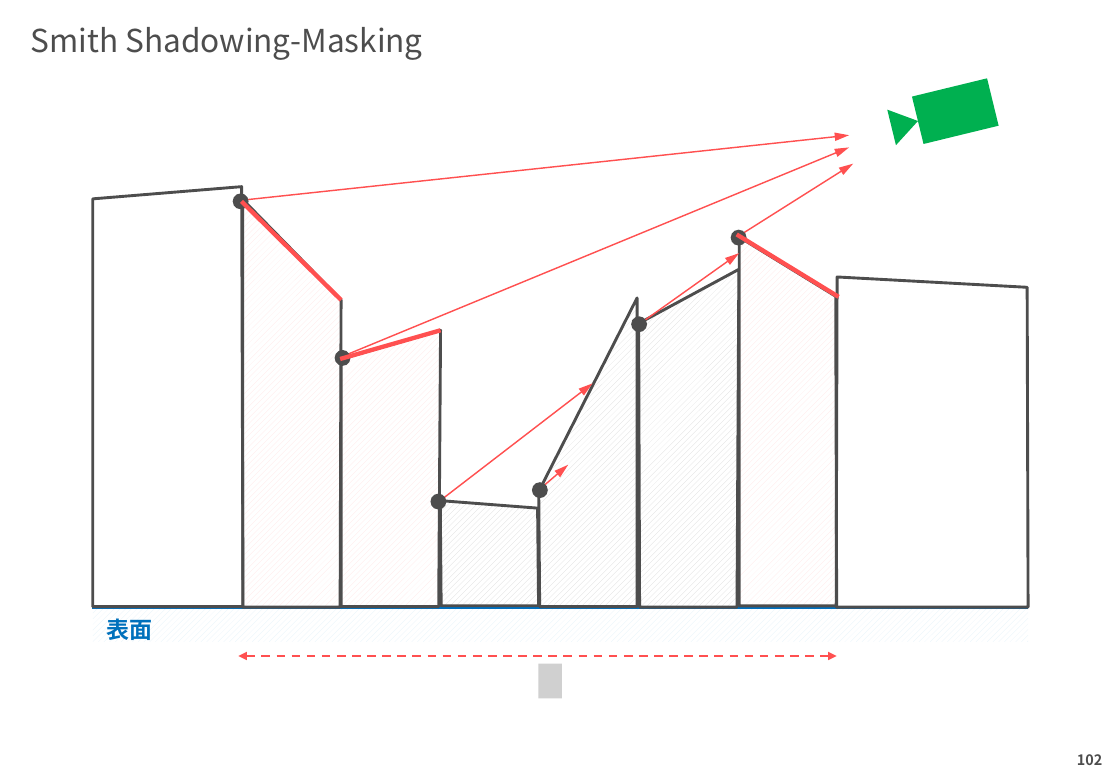
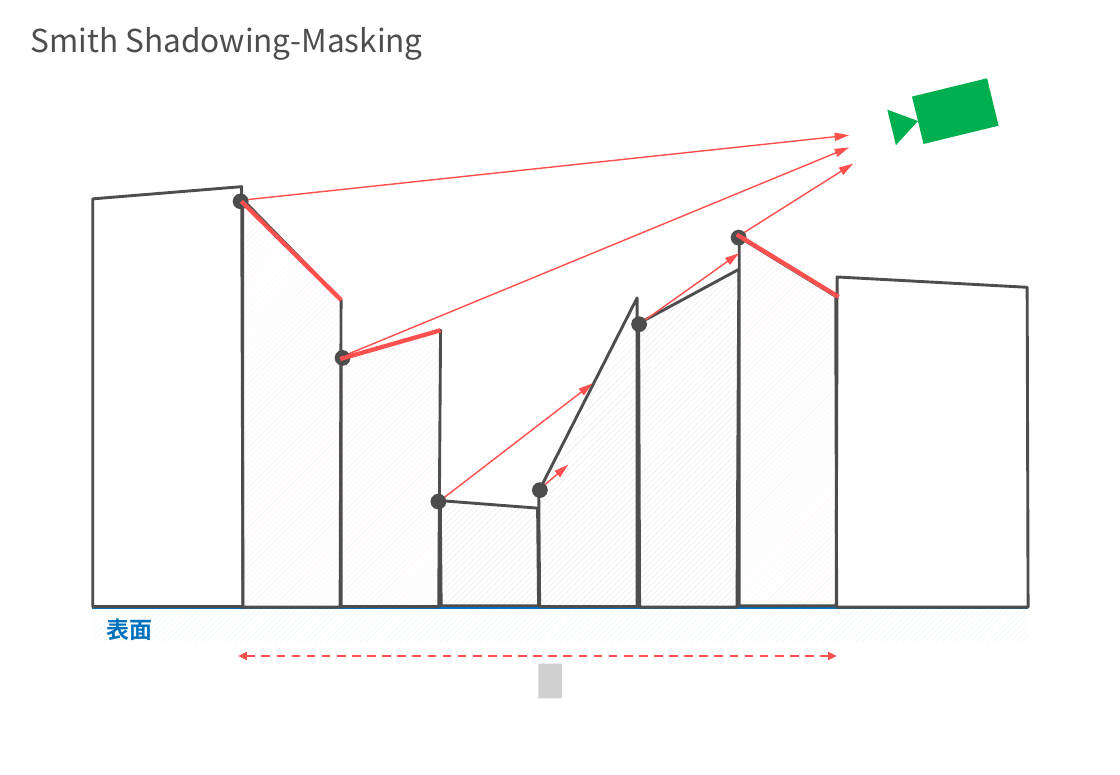
Before and after one commit to mebiusbox/docs, a slide deck: slide 103 of レンダリング作図資料.pptx. Drawn at 1120x775 pixels with LibreOffice and Linux fonts; fonts in the diff are those of the drawing; grey boxes stand for pictures. Boxes give left, top, right and bottom in pixels: in the first picture for what was removed or moved away, otherwise in the second. Text is boxed around its words. In the diff, an @@ line names an element or a change of style, - is before the commit and + after.

```diff
--- a/レンダリング作図資料.pptx
+++ b/レンダリング作図資料.pptx
@@ page number removed at [1077, 754, 1102, 765] @@
-102
```
Also in this commit, not shown: 131 other slides changed, 6 slides added.
